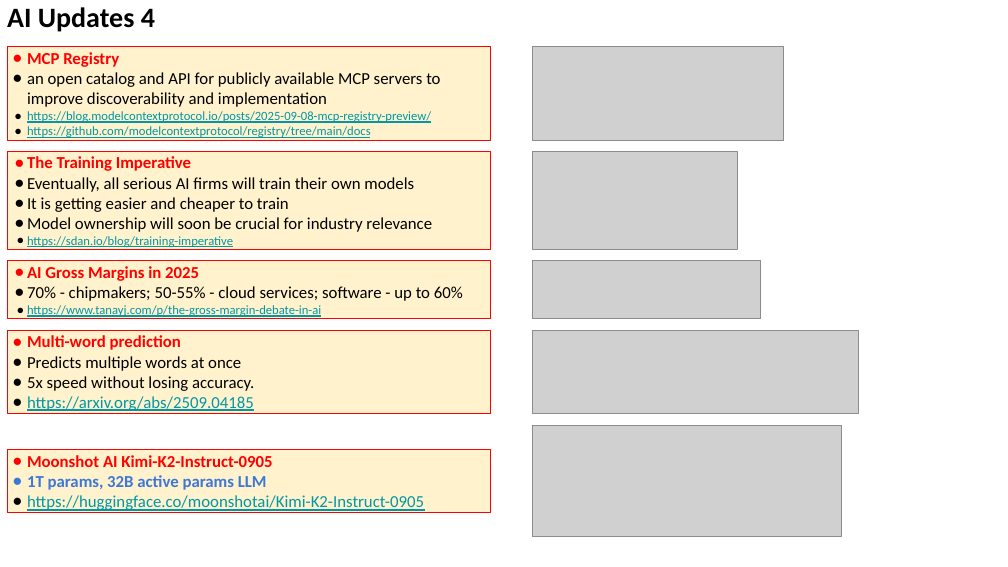
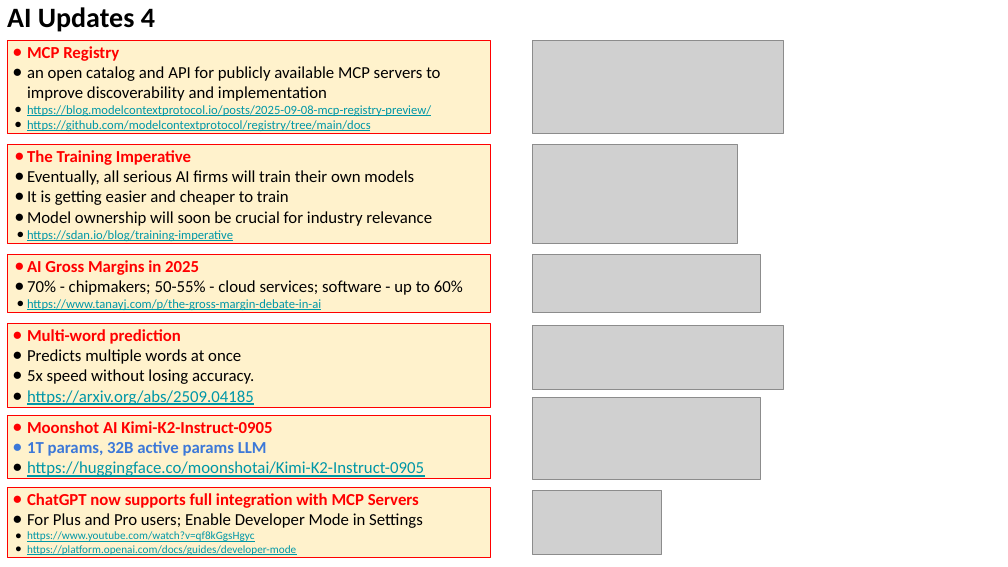
Before and after one commit to lselector/seminar, a slide deck: slide 10 of 2025/2025-09-12-AI-Updates.pptx (slide 9 before the commit). Drawn at 1008x567 pixels with LibreOffice and Linux fonts; fonts in the diff are those of the drawing; grey boxes stand for pictures. Boxes give left, top, right and bottom in pixels: in the first picture for what was removed or moved away, otherwise in the second. Text is boxed around its words. In the diff, an @@ line names an element or a change of style, - is before the commit and + after.

```diff
--- a/2025/2025-09-12-AI-Updates.pptx
+++ b/2025/2025-09-12-AI-Updates.pptx
@@ 4 rectangles, 3 pictures: place and size @@
-4 rectangles, 3 pictures at bbox=[7, 46, 783, 414]
+4 rectangles, 3 pictures at bbox=[7, 40, 783, 407]
@@ picture: place and size @@
-picture at bbox=[532, 331, 859, 414]
+picture at bbox=[532, 326, 783, 390]
@@ rectangle "Moonshot AI Kimi-K2-Instruct-0905": place and size @@
-rectangle "Moonshot AI Kimi-K2-Instruct-0905" at bbox=[7, 450, 491, 513]
+rectangle "Moonshot AI Kimi-K2-Instruct-0905" at bbox=[7, 415, 491, 479]
@@ picture added at bbox=[532, 397, 760, 479] @@
@@ picture removed at bbox=[532, 425, 841, 536] @@
@@ rectangle added at bbox=[7, 488, 491, 557], fill #FFF2CC, outline #FF0000 0.75 pt, 8 pt, text #0097A7, underline @@
+● ChatGPT now supports full integration with MCP Servers
+● For Plus and Pro users; Enable Developer Mode in Settings
+● https://www.youtube.com/watch?v=qf8kGgsHgyc
+● https://platform.openai.com/docs/guides/developer-mode
@@ picture added at bbox=[532, 490, 661, 554] @@
```
Also in this commit, not shown: 10 other slides changed, 1 slide added.
